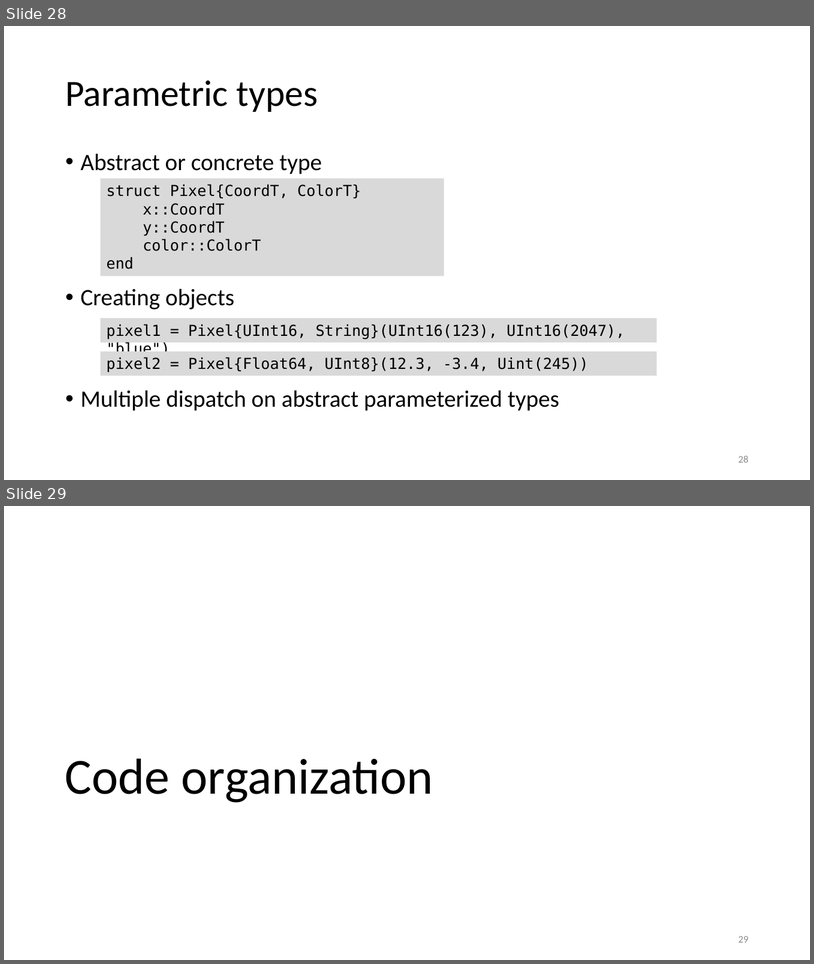
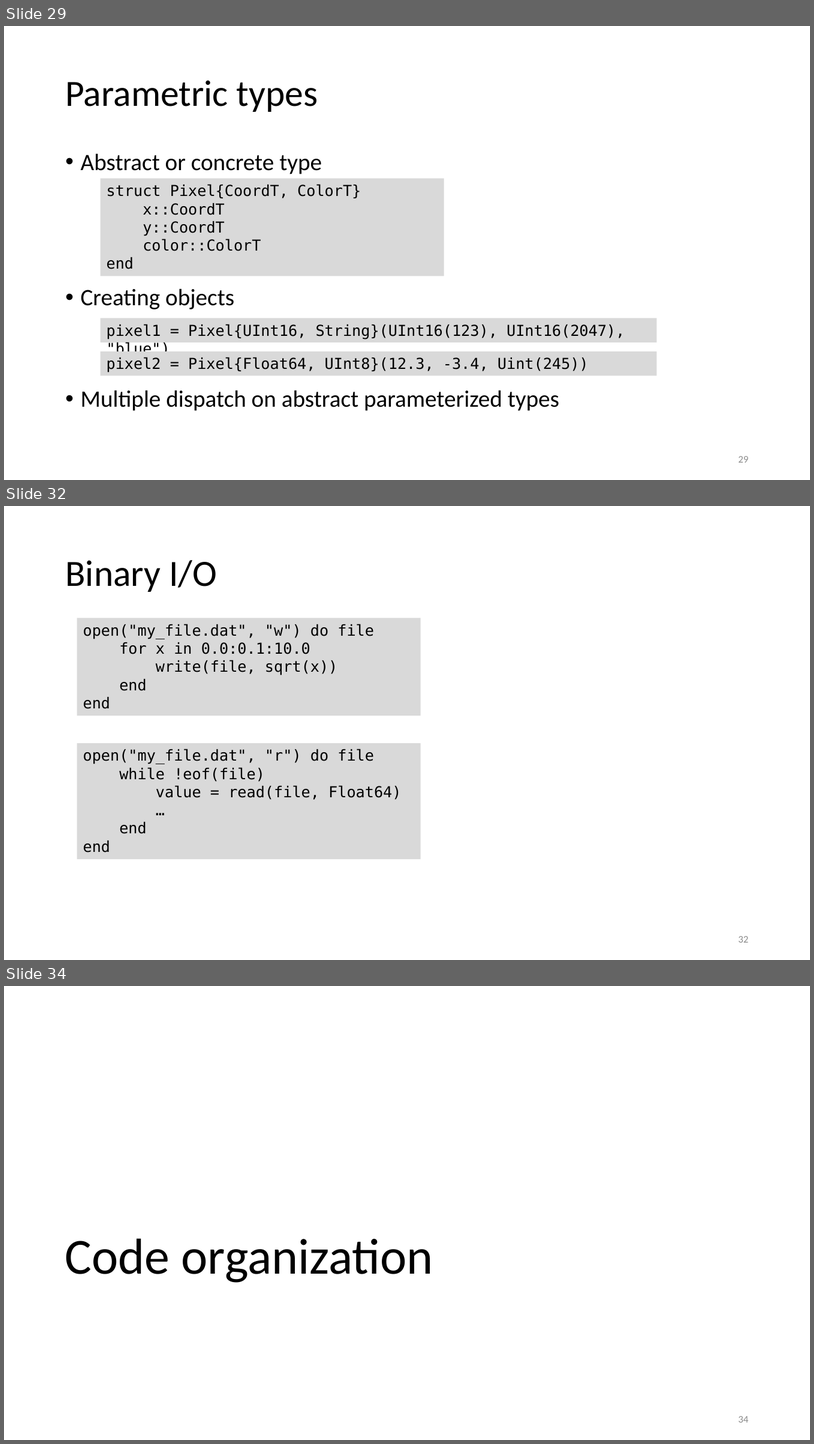
Before and after one commit to gjbex/Julia_good_bad_ugly, a slide deck: Julia,_good_back_ugly.pptx. Shown one above the other, each under a label of ours: slides 28 and 29 before the commit, slides 29, 32 and 34 after it; the slides between them are not shown. The pictures are 814x964 and 814x1444 pixels, drawn with LibreOffice and Linux fonts; fonts in the diff are those of the drawing. Boxes give left, top, right and bottom in pixels: in the first picture for what was removed or moved away, otherwise in the second. Text is boxed around its words. In the diff, an @@ line names an element or a change of style, - is before the commit and + after.

```diff
--- a/Julia,_good_back_ugly.pptx
+++ b/Julia,_good_back_ugly.pptx
@@ slide 32 added at box(4, 506, 810, 960), background #FFFFFF @@
@@ title added at box(65, 560, 217, 592), 44 pt, text #000000 @@
+Binary I/O
@@ rectangle added at box(77, 618, 421, 716), fill #D9D9D9, 18 pt, text #000000 @@
+open("my_file.dat", "w") do file
+for x in 0.0:0.1:10.0
+write(file, sqrt(x))
+end
+end
@@ rectangle added at box(77, 743, 421, 859), fill #D9D9D9, 18 pt, text #000000 @@
+open("my_file.dat", "r") do file
+while !eof(file)
+value = read(file, Float64)
+…
+end
+end
@@ page number added at box(738, 936, 749, 942), 12 pt, text #8C8C8C @@
+32
@@ what was slide 28 is now slide 29 @@
@@ page number at box(738, 456, 749, 462): text changed @@
-28
+29
@@ what was slide 29 is now slide 34 @@
@@ page number at box(738, 1416, 749, 1422): text changed @@
-29
+34
```
Also in this commit, not shown: 4 slides changed, 8 other slides added.
